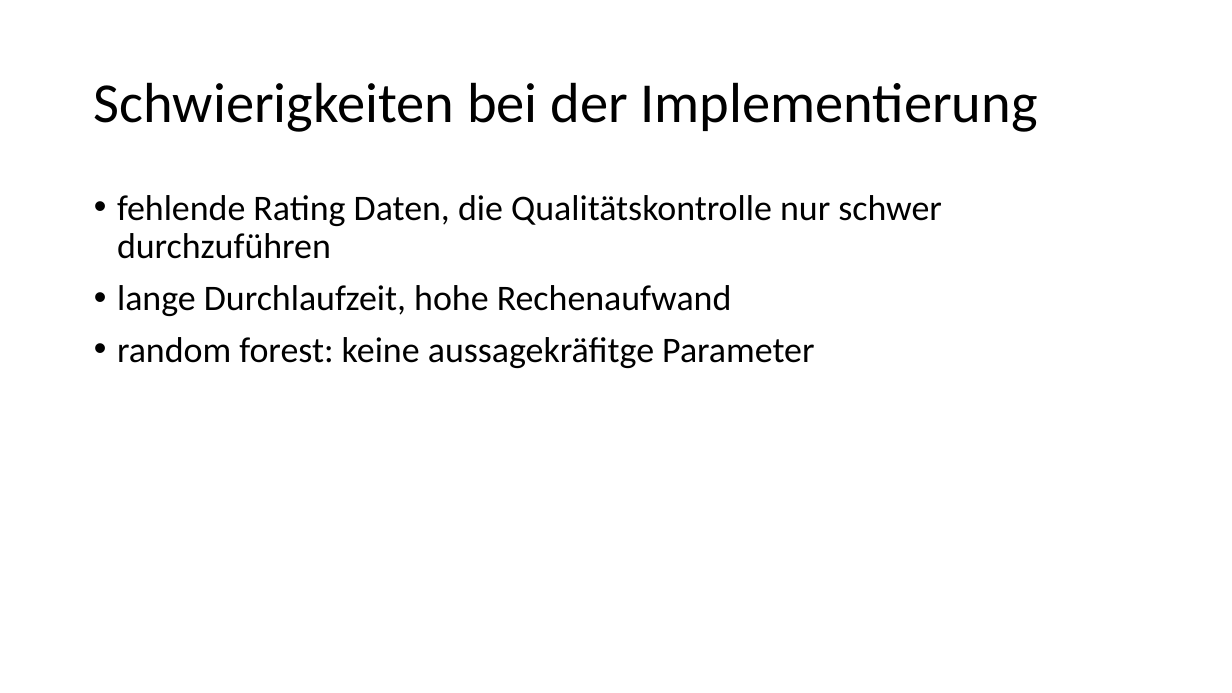
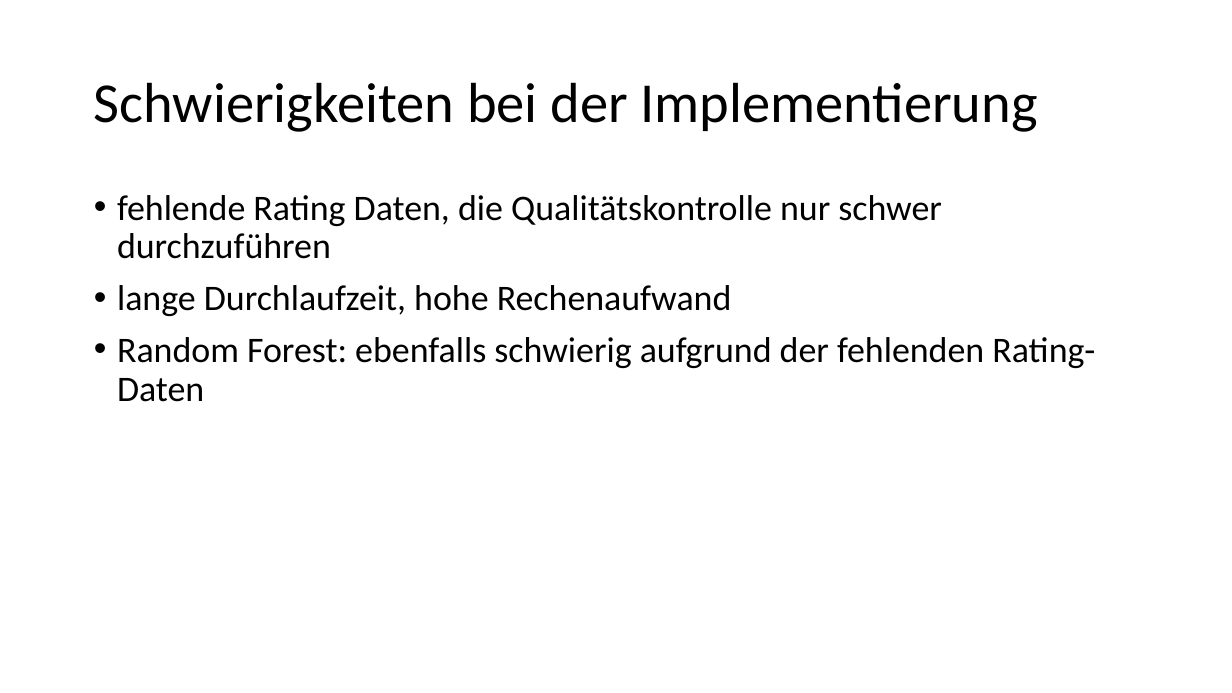
Before and after one commit to ChulioZ/music-recommender, a slide deck: slide 9 of Zwischenpräsentation.pptx. Drawn at 1232x693 pixels with LibreOffice and Linux fonts; fonts in the diff are those of the drawing. Boxes give left, top, right and bottom in pixels: in the first picture for what was removed or moved away, otherwise in the second. Text is boxed around its words. In the diff, an @@ line names an element or a change of style, - is before the commit and + after.

```diff
--- a/Zwischenpräsentation.pptx
+++ b/Zwischenpräsentation.pptx
@@ text at <box>117,337,1095,402</box>: text changed @@
-• random forest: keine aussagekräfitge Parameter
+• Random Forest: ebenfalls schwierig aufgrund der fehlenden Rating-Daten
```
Also in this commit, not shown: 6 other slides changed.
